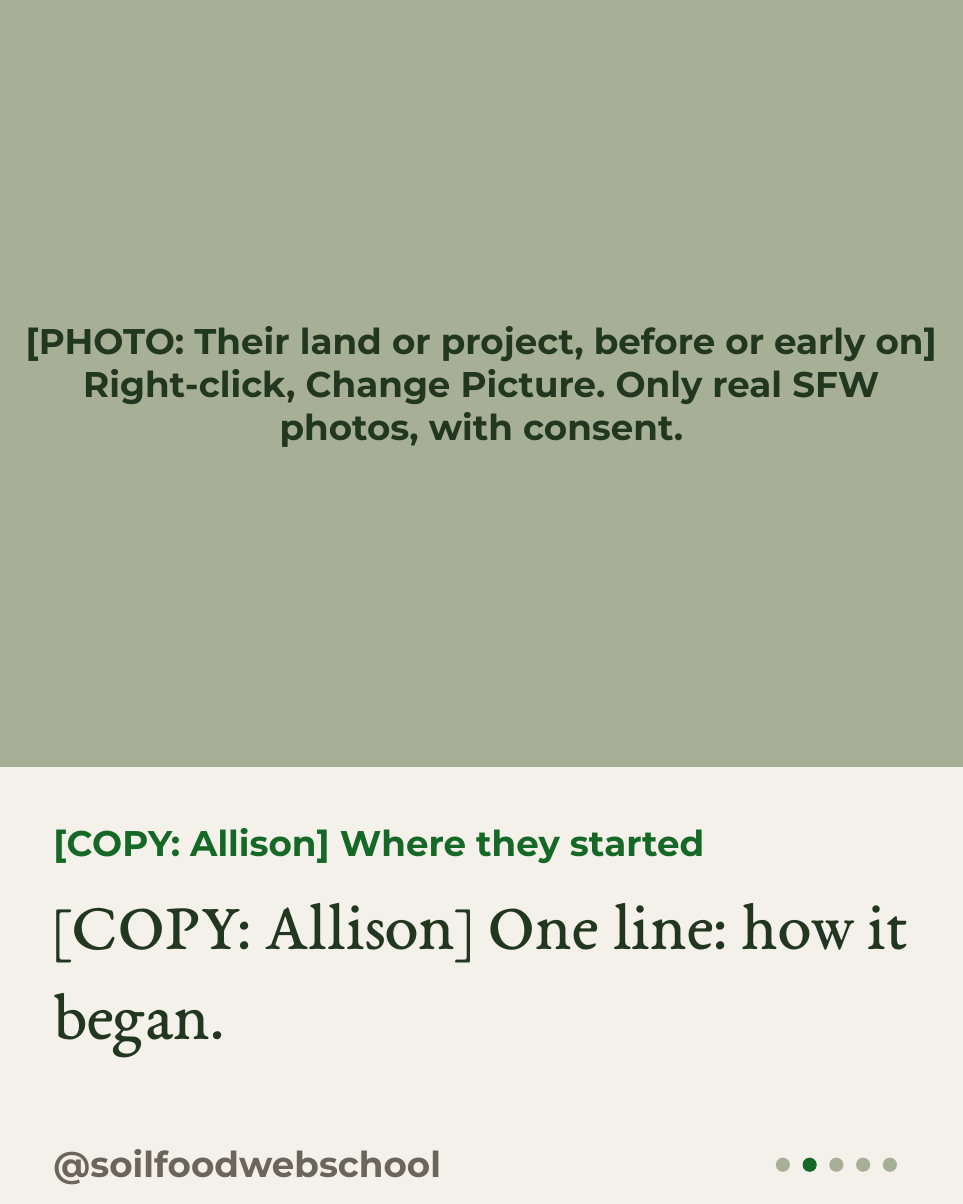
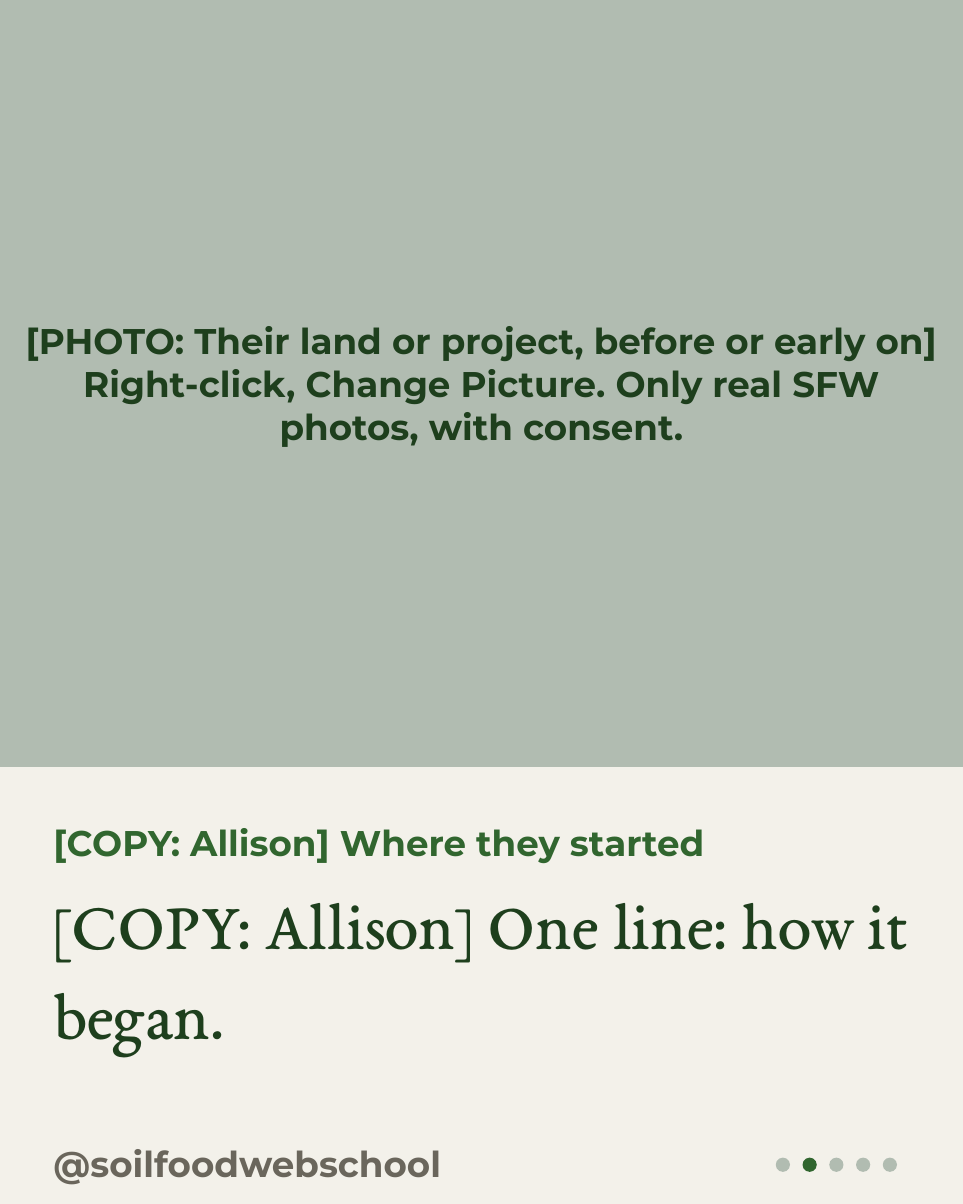
Before and after one commit to linneamoritznyc/SFW-SocialMedia, a slide deck: slide 2 of templates/carousels/posts/07-10-2026-wed-graduate.pptx. Drawn at 963x1204 pixels with LibreOffice and Linux fonts; fonts in the diff are those of the drawing. Boxes give left, top, right and bottom in pixels: in the first picture for what was removed or moved away, otherwise in the second. Text is boxed around its words. In the diff, an @@ line names an element or a change of style, - is before the commit and + after.

```diff
--- a/templates/carousels/posts/07-10-2026-wed-graduate.pptx
+++ b/templates/carousels/posts/07-10-2026-wed-graduate.pptx
@@ background #F4F1EA to #F3F1EA @@
@@ text "[PHOTO: Their land or project, ..." at (26, 326, 937, 447): text colour #22371F to #1E3F1D @@
@@ text "[COPY: Allison] Where they started" at (53, 828, 704, 863): text colour #156826 to #31662F @@
@@ ellipse at (803, 1157, 817, 1172): fill #156826 to #31662F @@
@@ fill #A7B097 to #B1BCB1 in 5 elements at (0, 0, 963, 767), (776, 1157, 790, 1172), (829, 1157, 844, 1172), (856, 1157, 871, 1172), (883, 1157, 897, 1172) @@
```
Also in this commit, not shown: 4 other slides changed, 51 other files.
